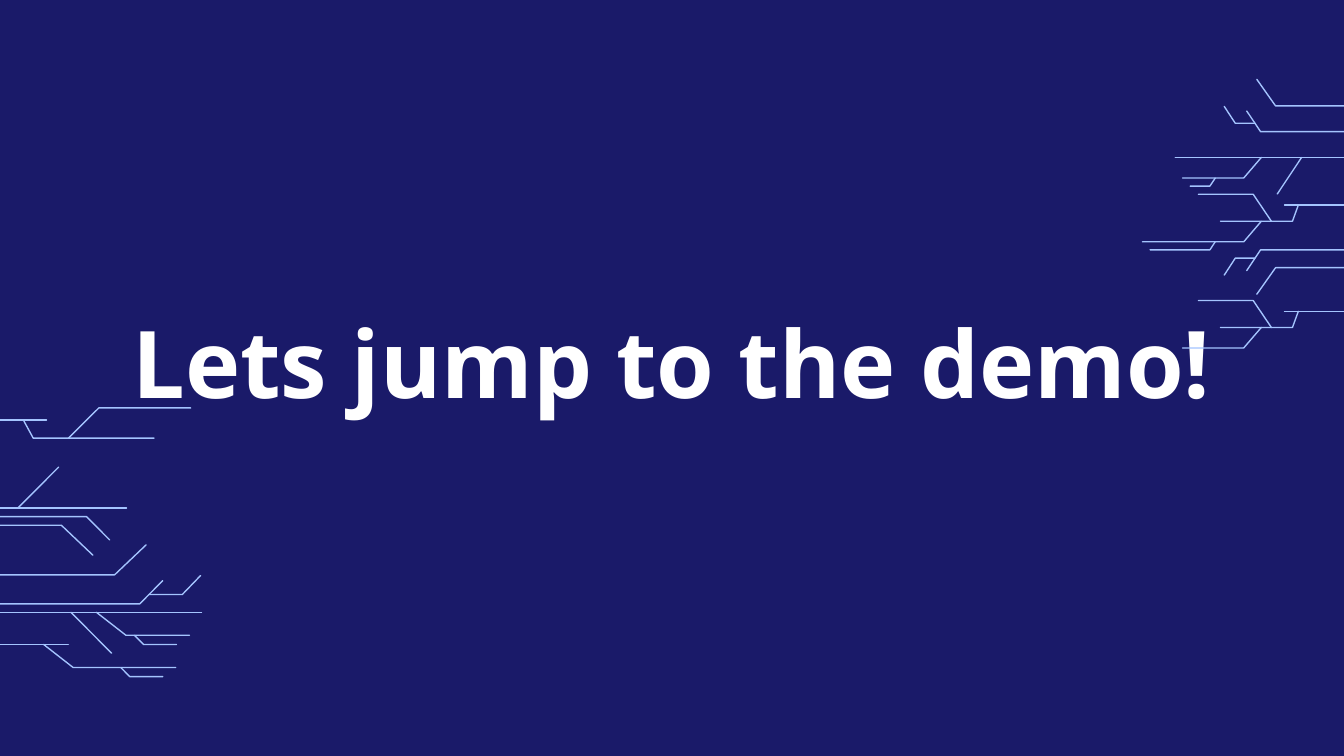
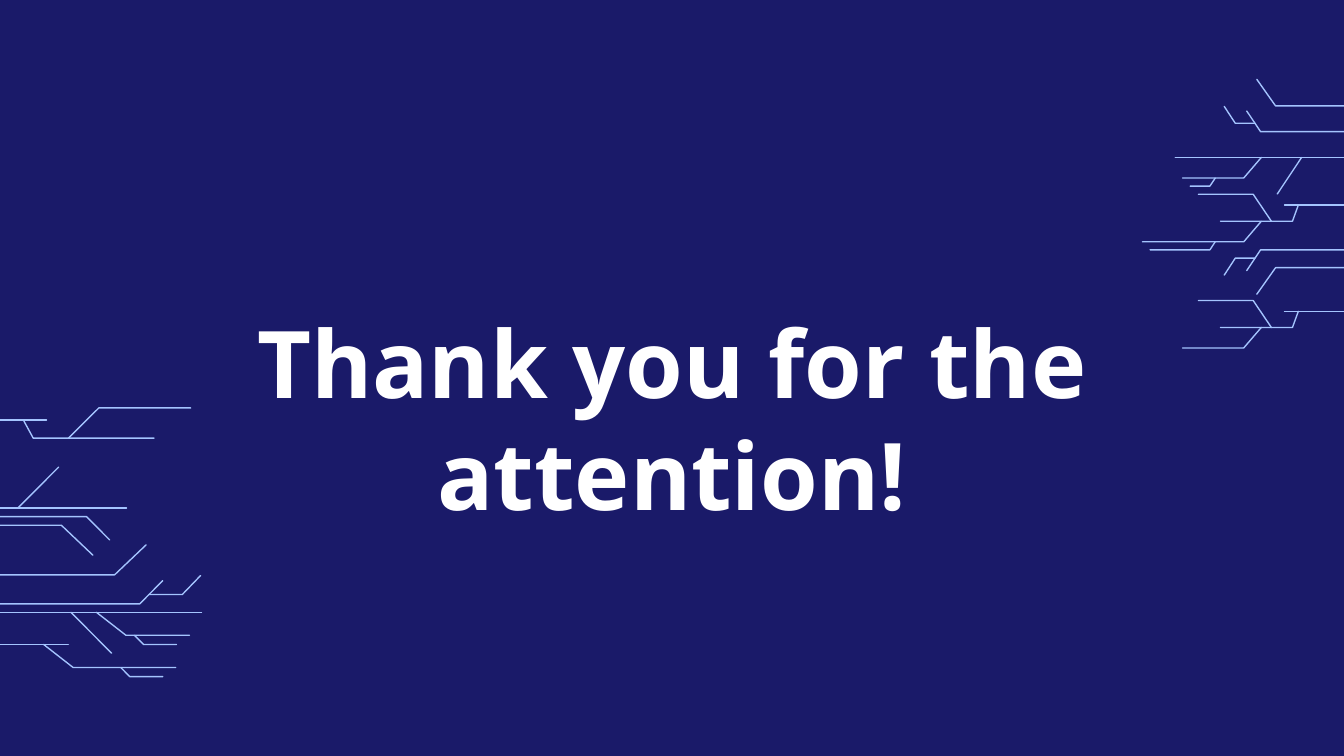
Before and after one commit to TYAtanasov21/Versus, a slide deck: slide 7 of documents/Versus_Presentation.pptx (slide 6 before the commit). Drawn at 1344x756 pixels with LibreOffice and Linux fonts; fonts in the diff are those of the drawing; background and template pictures are left out. Boxes give left, top, right and bottom in pixels: in the first picture for what was removed or moved away, otherwise in the second. Text is boxed around its words. In the diff, an @@ line names an element or a change of style, - is before the commit and + after.

```diff
--- a/documents/Versus_Presentation.pptx
+++ b/documents/Versus_Presentation.pptx
@@ title at (257,326,1086,512): text changed @@
-Lets jump to the demo!
+Thank you for the attention!
```
Also in this commit, not shown: 1 other slide changed, 1 slide added, 1 other file.
